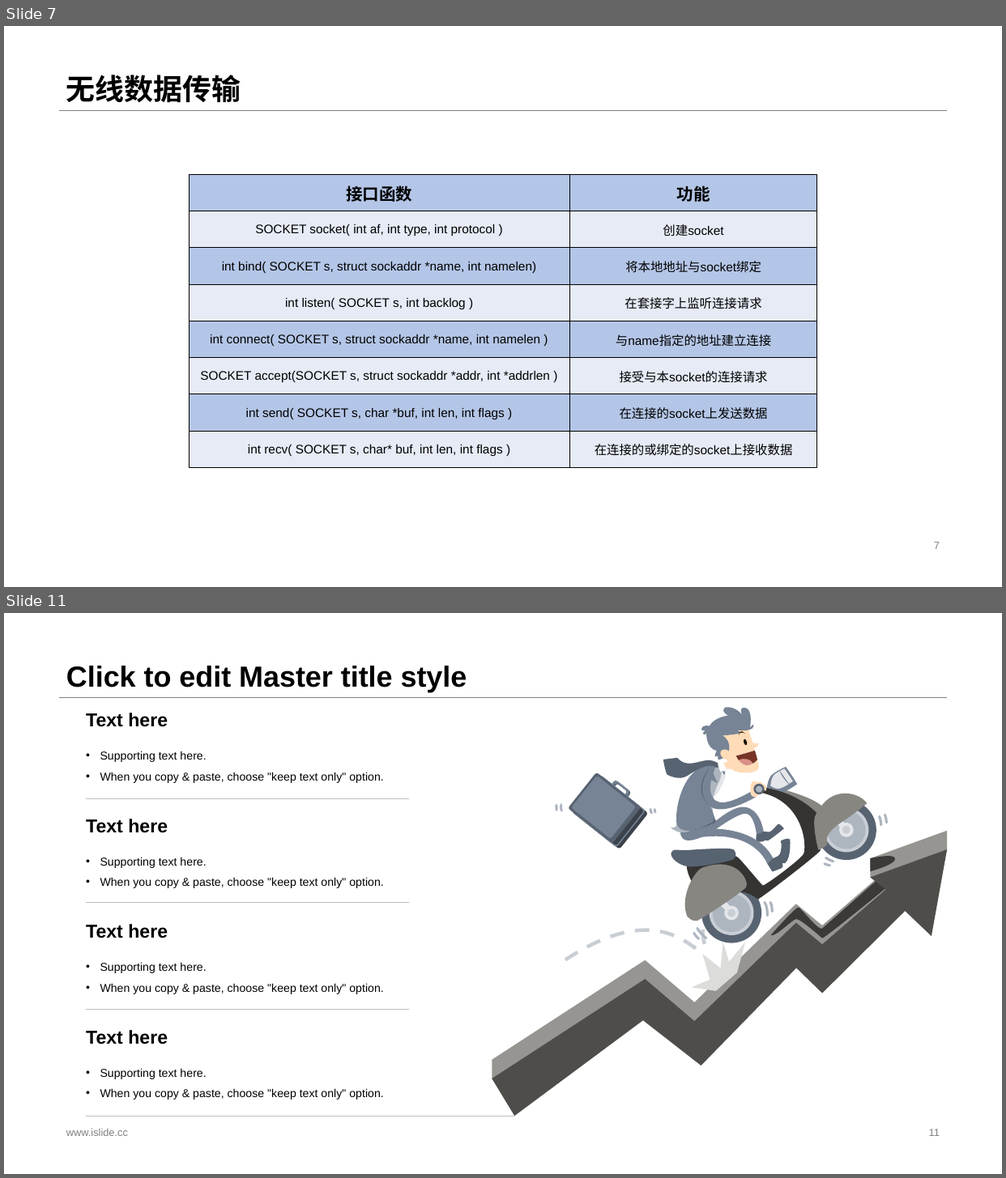
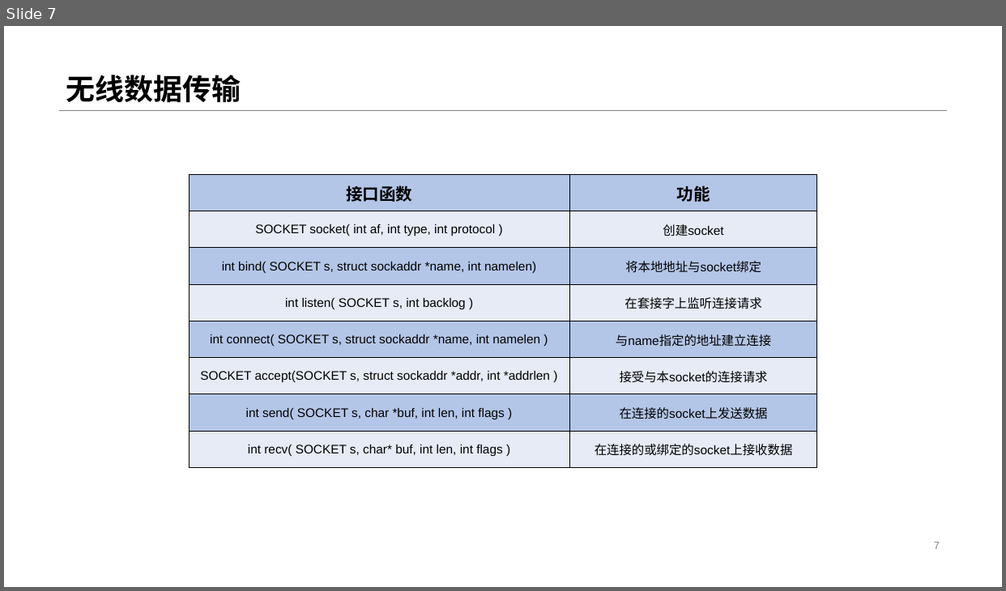
Before and after one commit to sebuaa2019/Team108, a slide deck: Team108-代码分析评审v0.1.pptx. Shown one above the other, each under a label of ours: slides 7 and 11 before the commit, slide 7 after it; the slides between them are not shown. The pictures are 1006x1178 and 1006x591 pixels, drawn with LibreOffice and Linux fonts; fonts in the diff are those of the drawing. Boxes give left, top, right and bottom in pixels: in the first picture for what was removed or moved away, otherwise in the second. Text is boxed around its words. In the diff, an @@ line names an element or a change of style, - is before the commit and + after.

```diff
--- a/Team108-代码分析评审v0.1.pptx
+++ b/Team108-代码分析评审v0.1.pptx
@@ slide 11 removed at [4, 613, 1002, 1174], background #FFFFFF; not listed: 1 template element that a slide beside it also shows @@
@@ title removed at [66, 666, 467, 692] @@
-Click to edit Master title style
@@ group removed at [86, 706, 948, 1116]: 73 freeform shapes, 8 texts, 4 lines @@
-• Supporting text here.
-• When you copy & paste, choose "keep text only" option.
-Text here
-• Supporting text here.
-• When you copy & paste, choose "keep text only" option.
-Text here
-• Supporting text here.
-• When you copy & paste, choose "keep text only" option.
-Text here
-• Supporting text here.
-• When you copy & paste, choose "keep text only" option.
-Text here
@@ text removed at [66, 1129, 128, 1136] @@
-www.islide.cc
@@ page number removed at [929, 1129, 940, 1136] @@
-11
```
Also in this commit, not shown: 3 slides changed, 5 slides added, 17 other slides removed, 1 other file.
